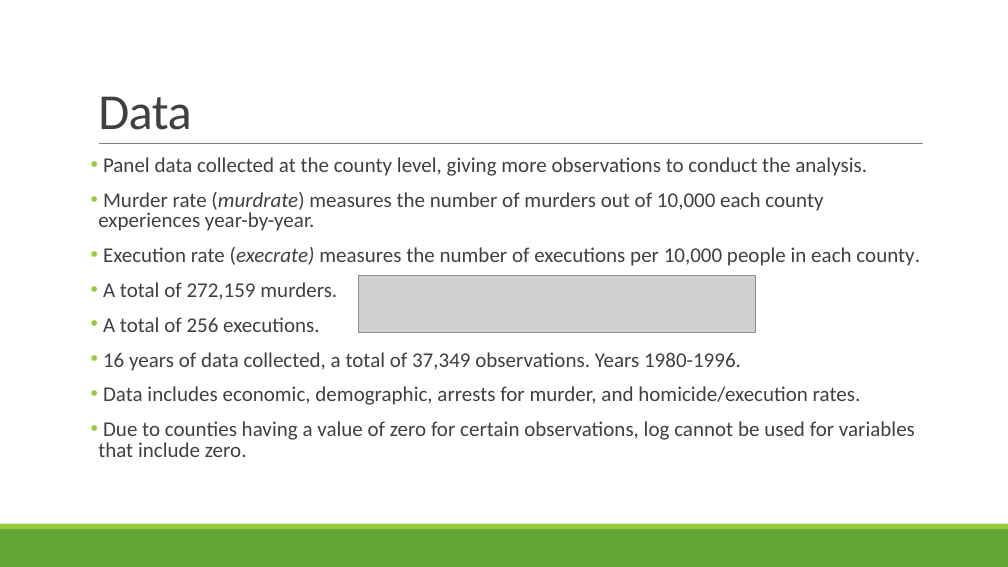
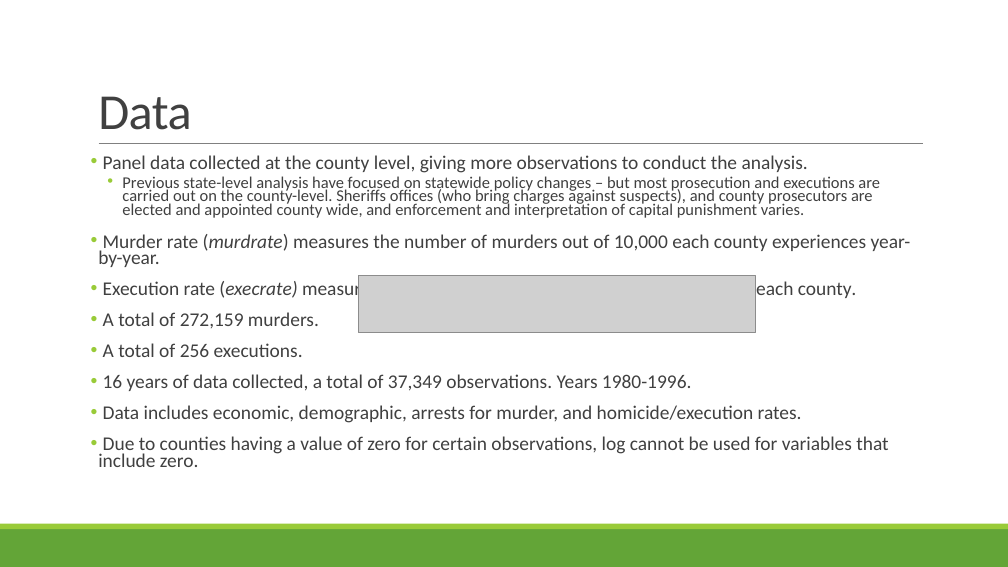
Before and after one commit to isaac-n-friends/499_final, a slide deck: slide 5 of PRESENTATION.pptx. Drawn at 1008x567 pixels with LibreOffice and Linux fonts; fonts in the diff are those of the drawing; grey boxes stand for pictures. Boxes give left, top, right and bottom in pixels: in the first picture for what was removed or moved away, otherwise in the second. Text is boxed around its words. In the diff, an @@ line names an element or a change of style, - is before the commit and + after.

Commit message:
adding county level justification

```diff
--- a/PRESENTATION.pptx
+++ b/PRESENTATION.pptx
@@ text at [98,155,911,467]: size 20 to 18.5 pt in "Panel data collected at the county level, ...", "Murder rate (murdrate) measures the number of ...", "Execution rate (execrate) measures the number of ...", "A total of 272,159 murders." and 4 more places; line spacing 0.8 to 0.7 @@
@@ text at [122,176,880,218]: paragraph added @@
+  • Previous state-level analysis have focused on statewide policy changes – but most prosecution and executions are carried out on the county-level. Sheriffs offices (who bring charges against suspects), and county prosecutors are elected and appointed county wide, and enforcement and interpretation of capital punishment varies.
```
Also in this commit, not shown: 1 other slide changed.
